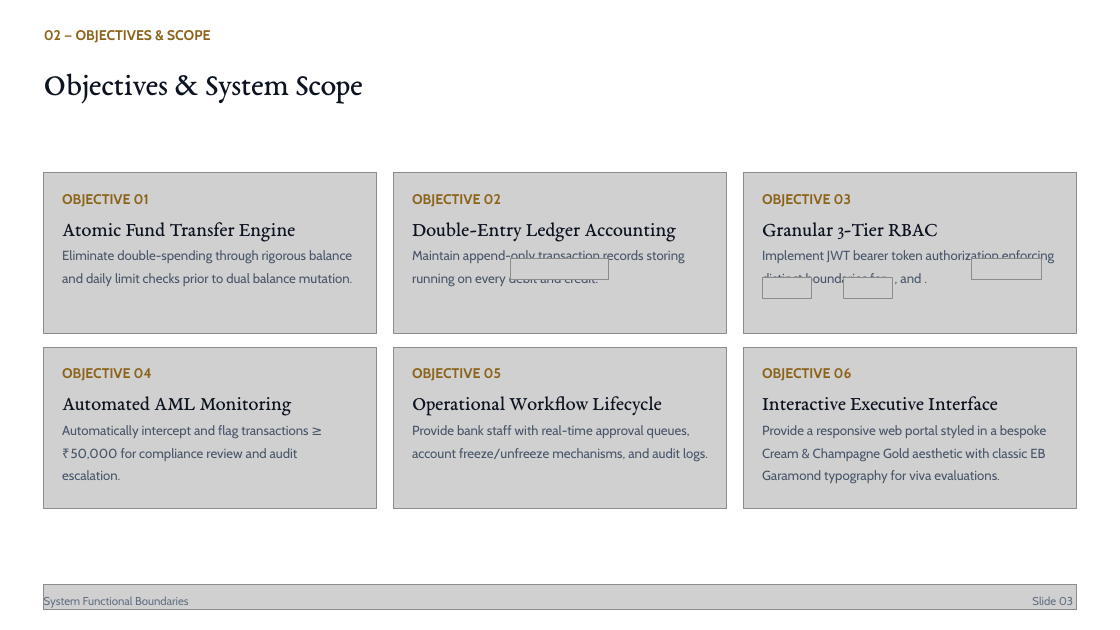
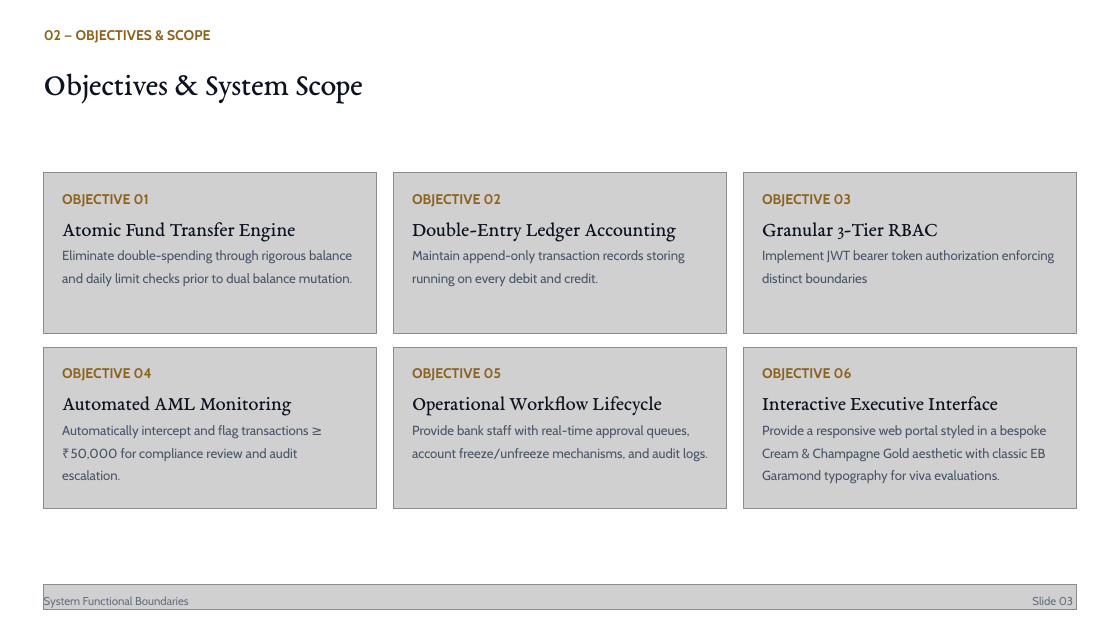
Before and after one commit to RichardRajuChirayath/L-T-5th-sem-Digital-_Banking-_Account_P10, a slide deck: slide 3 of P10_Team30_Digital Banking.pptx. Drawn at 1120x630 pixels with LibreOffice and Linux fonts; fonts in the diff are those of the drawing; grey boxes stand for pictures; background and template pictures are left out. Boxes give left, top, right and bottom in pixels: in the first picture for what was removed or moved away, otherwise in the second. Text is boxed around its words. In the diff, an @@ line names an element or a change of style, - is before the commit and + after.

```diff
--- a/P10_Team30_Digital Banking.pptx
+++ b/P10_Team30_Digital Banking.pptx
@@ picture removed at bbox=[510, 258, 608, 279] @@
@@ text at bbox=[762, 250, 1054, 283]: text changed @@
-Implement JWT bearer token authorization enforcing distinct boundaries for , , and .
+Implement JWT bearer token authorization enforcing distinct boundaries
@@ picture removed at bbox=[971, 258, 1041, 279] @@
@@ picture removed at bbox=[762, 277, 811, 298] @@
@@ picture removed at bbox=[844, 277, 892, 298] @@
```
Also in this commit, not shown: 2 other slides changed.
